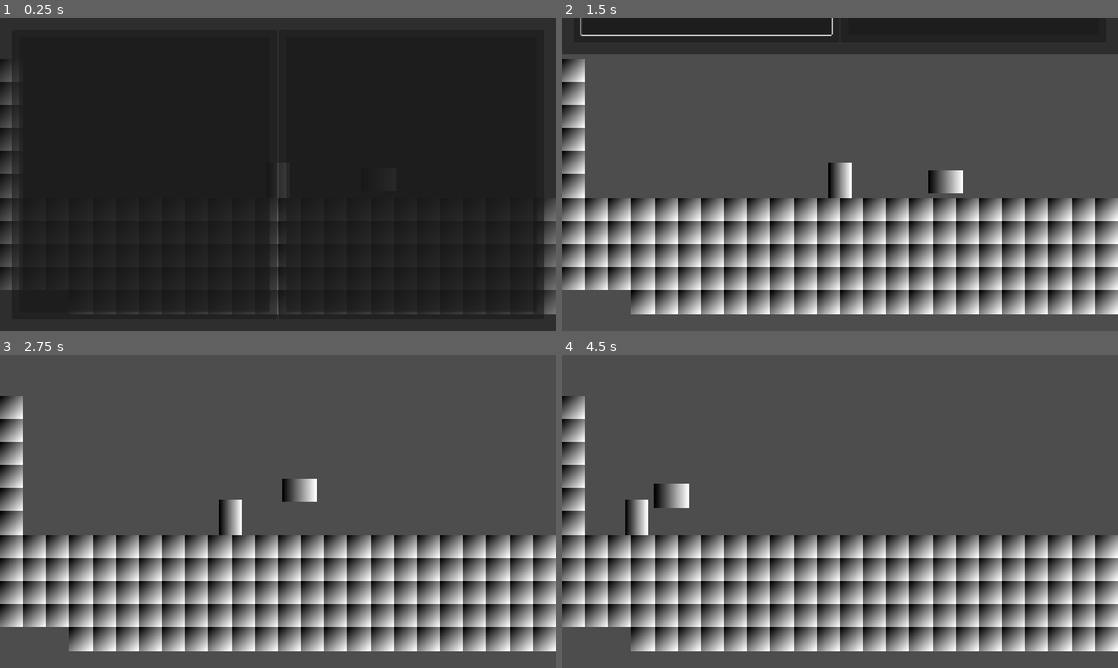
Above: before the commit, frames 1-4 (two rows, left to right).
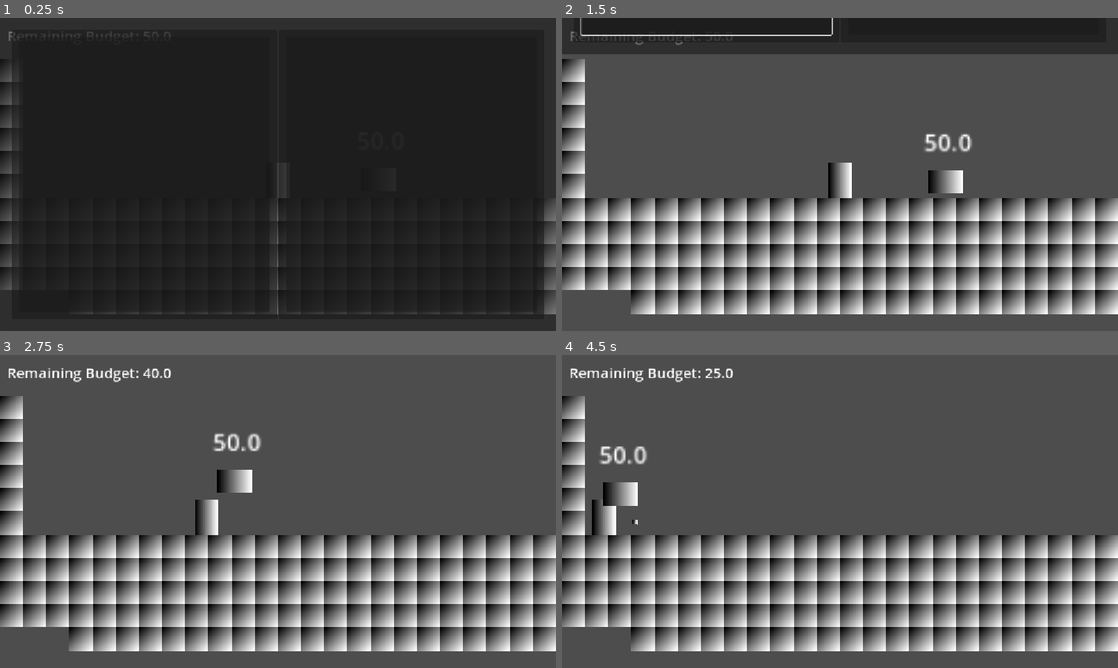
Above: after the commit, the same moments.

Repository: appellatebaton0/siege-1
Game: Godot game, scene res://scenes/main.tscn
The game is run twice, just before and just after one commit, with the same random seed, the same clock (stepped at 60 frames per second) and the same inputs.
Inputs (mouse positions are in pixels of both pictures, inside the frame that each line leads up to):
- Up to frame 1 (0.25 s): no input
- Up to frame 2 (1.5 s): click (706, 174) at 0.52 s; tap Enter at 1.25 s; drag from (840, 180) to (895, 105) at 1.27 s
- Up to frame 3 (2.75 s): drag from (278, 517) to (250, 574) at 2.02 s
- Up to frame 4 (4.5 s): move the mouse to (862, 489) at 2.77 s; hold A (Left) 2.78-3.5 s; click (862, 489) at 2.92 s; drag from (812, 574) to (734, 492) at 3.52 s; move the mouse to (1006, 558) at 4.27 s; hold D (Right) from 4.28 s (still down); click (1006, 558) at 4.42 s

The runs differ from the first frame. In frame 1, less than 0.1% of the frame differs, in the area x 1-31%, y 4-8%; in frame 2, 0.4%; in frame 3, 2.3%, in the area x 1-57%, y 4-58%; in frame 4, 2.3%.

Commit message:
v0.6 - Saturday 1
- Added CP_Health
- Added CP_Damage
- Added DCP_Damage
Updated README.
Planning to do much more today, I just need to do art somewhere else.

Diff:
--- a/scenes/actors/enemies/microwave.tscn
+++ b/scenes/actors/enemies/microwave.tscn
@@ -8,6 +8,12 @@
 [ext_resource type="PackedScene" uid="uid://b7m0l4xy8303h" path="res://scenes/components/cp_area.tscn" id="6_qs0e1"]
 [ext_resource type="Script" uid="uid://cjxtdojc775br" path="res://scripts/components/area_components/acp_hurtbox.gd" id="7_8o8n4"]
 [ext_resource type="Script" uid="uid://chjx6uy3lae5m" path="res://scripts/components/area_components/acp_hitbox.gd" id="8_fyws1"]
+[ext_resource type="Script" uid="uid://ctcsf3eyei58r" path="res://scripts/components/damage/dcp_single.gd" id="9_076ha"]
+[ext_resource type="Script" uid="uid://cvvlcumbxn8pb" path="res://scripts/components/cp_health.gd" id="9_xr266"]
+[ext_resource type="Script" uid="uid://d25af0viaxcrw" path="res://scripts/components/cp_free.gd" id="11_8o8n4"]
+[ext_resource type="Script" uid="uid://bxjg885lu0c7y" path="res://scripts/components/elements/em_label.gd" id="11_qs0e1"]
+[ext_resource type="Script" uid="uid://ds82ovpm2ilwi" path="res://scripts/dynamic_values/dv_property.gd" id="12_8o8n4"]
+[ext_resource type="Script" uid="uid://vflwvin64hae" path="res://scripts/dynamic_values/node/dn_node.gd" id="13_fyws1"]
 
 [sub_resource type="Gradient" id="Gradient_tipki"]
 
@@ -47,6 +53,7 @@
 
 [node name="Knockback" type="Node" parent="CP_Motion"]
 script = ExtResource("5_fktpr")
+knockback_amount = 100.0
 
 [node name="CP_Area" parent="." instance=ExtResource("6_qs0e1")]
 collision_layer = 4
@@ -62,8 +69,37 @@
 collision_mask = 2
 metadata/_custom_type_script = "uid://chjx6uy3lae5m"
 
+[node name="Damage" type="Node" parent="CP_Area/Hitbox"]
+script = ExtResource("9_076ha")
+manual_damage = 5.0
+
 [node name="CollisionShape2D" type="CollisionShape2D" parent="CP_Area"]
 shape = SubResource("RectangleShape2D_choun")
 
+[node name="Health" type="Node" parent="."]
+script = ExtResource("9_xr266")
+
+[node name="FreeOnZero" type="Node" parent="Health"]
+script = ExtResource("11_8o8n4")
+metadata/_custom_type_script = "uid://d25af0viaxcrw"
+
+[node name="Label" type="Label" parent="."]
+offset_left = -15.0
+offset_top = -39.0
+offset_right = 25.0
+offset_bottom = -16.0
+script = ExtResource("11_qs0e1")
+
+[node name="DynamicPropertyValue" type="Node" parent="Label"]
+script = ExtResource("12_8o8n4")
+property = "health"
+metadata/_custom_type_script = "uid://ds82ovpm2ilwi"
+
+[node name="DynamicSingleNodeValue" type="Node" parent="Label/DynamicPropertyValue" node_paths=PackedStringArray("node")]
+script = ExtResource("13_fyws1")
+node = NodePath("../../../Health")
+metadata/_custom_type_script = "uid://vflwvin64hae"
+
 [connection signal="hurt" from="CP_Area/Hurtbox" to="CP_Motion/Knockback" method="knockback"]
 [connection signal="hurt" from="CP_Area/Hitbox" to="CP_Motion/Knockback" method="knockback"]
+[connection signal="health_reached_zero" from="Health" to="Health/FreeOnZero" method="free_actor"]
--- a/scenes/actors/penny.tscn
+++ b/scenes/actors/penny.tscn
@@ -6,15 +6,16 @@
 [ext_resource type="Script" uid="uid://chjx6uy3lae5m" path="res://scripts/components/area_components/acp_hitbox.gd" id="4_646up"]
 [ext_resource type="PackedScene" uid="uid://dnd4kisf8wjau" path="res://scenes/components/cp_sprite.tscn" id="4_o57oy"]
 [ext_resource type="Script" uid="uid://d25af0viaxcrw" path="res://scripts/components/cp_free.gd" id="5_bneef"]
+[ext_resource type="Script" uid="uid://ctcsf3eyei58r" path="res://scripts/components/damage/dcp_single.gd" id="5_o57oy"]
 
 [sub_resource type="RectangleShape2D" id="RectangleShape2D_bneef"]
-size = Vector2(2, 2)
+size = Vector2(4, 3)
 
 [sub_resource type="Gradient" id="Gradient_lfa4b"]
 
 [sub_resource type="GradientTexture2D" id="GradientTexture2D_55ao4"]
 gradient = SubResource("Gradient_lfa4b")
-width = 3
+width = 4
 height = 3
 
 [node name="Penny" type="Node2D"]
@@ -36,6 +37,11 @@
 collision_mask = 4
 metadata/_custom_type_script = "uid://chjx6uy3lae5m"
 
+[node name="SingleDamageComponent" type="Node" parent="CP_Area/HitboxAreaSubComponent"]
+script = ExtResource("5_o57oy")
+manual_damage = 5.0
+metadata/_custom_type_script = "uid://ctcsf3eyei58r"
+
 [node name="CP_Sprite" parent="." instance=ExtResource("4_o57oy")]
 texture = SubResource("GradientTexture2D_55ao4")
 
--- a/scenes/actors/player.tscn
+++ b/scenes/actors/player.tscn
@@ -7,12 +7,11 @@
 [ext_resource type="PackedScene" uid="uid://dnd4kisf8wjau" path="res://scenes/components/cp_sprite.tscn" id="4_t62v4"]
 [ext_resource type="Script" uid="uid://b08hg2i6n1vvx" path="res://scripts/components/motion_subcomponents/mcp_knockback.gd" id="4_uqfkb"]
 [ext_resource type="Script" uid="uid://cjxtdojc775br" path="res://scripts/components/area_components/acp_hurtbox.gd" id="5_t62v4"]
-[ext_resource type="Script" uid="uid://dfmg4s4valta2" path="res://scripts/dynamic_values/scenes/ds_random.gd" id="8_6a6mx"]
 [ext_resource type="PackedScene" uid="uid://pq5hohriaemg" path="res://scenes/actors/guns/penny_gun.tscn" id="8_ypltb"]
+[ext_resource type="Script" uid="uid://ds82ovpm2ilwi" path="res://scripts/dynamic_values/dv_property.gd" id="11_6xqls"]
 [ext_resource type="Script" uid="uid://vflwvin64hae" path="res://scripts/dynamic_values/node/dn_node.gd" id="12_3hvrq"]
-[ext_resource type="Script" uid="uid://dx62hdsswpsqh" path="res://scripts/dynamic_values/dv_input.gd" id="15_f6erl"]
-[ext_resource type="Script" uid="uid://wxua6trhimab" path="res://scripts/components/cp_add.gd" id="19_uqfkb"]
-[ext_resource type="Script" uid="uid://bf81f7ddjf4ou" path="res://scripts/components/cp_delete.gd" id="20_642so"]
+[ext_resource type="Script" uid="uid://cvvlcumbxn8pb" path="res://scripts/components/cp_health.gd" id="14_0878f"]
+[ext_resource type="Script" uid="uid://bxjg885lu0c7y" path="res://scripts/components/elements/em_label.gd" id="15_dferu"]
 
 [sub_resource type="RectangleShape2D" id="RectangleShape2D_tbgi4"]
 size = Vector2(16, 24)
@@ -62,27 +61,44 @@
 [node name="CP_Sprite" parent="." instance=ExtResource("4_t62v4")]
 texture = SubResource("GradientTexture2D_tipki")
 
-[node name="AddComponent" type="Node" parent="."]
-script = ExtResource("19_uqfkb")
-metadata/_custom_type_script = "uid://wxua6trhimab"
+[node name="PennyGun" parent="." instance=ExtResource("8_ypltb")]
 
-[node name="DynamicRandomScenesValue" type="Node" parent="AddComponent"]
-script = ExtResource("8_6a6mx")
-options = Array[PackedScene]([ExtResource("8_ypltb")])
-metadata/_custom_type_script = "uid://dfmg4s4valta2"
+[node name="HealthComponent" type="Node" parent="."]
+script = ExtResource("14_0878f")
+metadata/_custom_type_script = "uid://cvvlcumbxn8pb"
 
-[node name="DynamicSingleNodeValue" type="Node" parent="AddComponent" node_paths=PackedStringArray("node")]
+[node name="CanvasLayer" type="CanvasLayer" parent="."]
+layer = 0
+
+[node name="MarginContainer" type="MarginContainer" parent="CanvasLayer"]
+anchors_preset = 15
+anchor_right = 1.0
+anchor_bottom = 1.0
+grow_horizontal = 2
+grow_vertical = 2
+theme_override_constants/margin_left = 15
+theme_override_constants/margin_top = 15
+theme_override_constants/margin_right = 15
+theme_override_constants/margin_bottom = 15
+
+[node name="Label" type="Label" parent="CanvasLayer/MarginContainer" node_paths=PackedStringArray("values")]
+layout_mode = 2
+size_flags_horizontal = 0
+size_flags_vertical = 0
+theme_override_font_sizes/font_size = 30
+text = "Budget"
+script = ExtResource("15_dferu")
+values = [NodePath("DynamicPropertyValue")]
+text_format = "Remaining Budget: {0}"
+
+[node name="DynamicPropertyValue" type="Node" parent="CanvasLayer/MarginContainer/Label"]
+script = ExtResource("11_6xqls")
+property = "health"
+metadata/_custom_type_script = "uid://ds82ovpm2ilwi"
+
+[node name="DynamicSingleNodeValue" type="Node" parent="CanvasLayer/MarginContainer/Label/DynamicPropertyValue" node_paths=PackedStringArray("node")]
 script = ExtResource("12_3hvrq")
-node = NodePath("../..")
+node = NodePath("../../../../../HealthComponent")
 metadata/_custom_type_script = "uid://vflwvin64hae"
 
-[node name="DynamicInputValue" type="Node" parent="AddComponent"]
-script = ExtResource("15_f6erl")
-input_name = "Down"
-metadata/_custom_type_script = "uid://dx62hdsswpsqh"
-
-[node name="CP_Delete" type="Node" parent="."]
-script = ExtResource("20_642so")
-metadata/_custom_type_script = "uid://bf81f7ddjf4ou"
-
 [connection signal="hurt" from="CP_Area/HurtboxAreaSubComponent" to="CP_Motion/Knockback" method="knockback"]
--- a/scripts/components/area_components/acp_hitbox.gd
+++ b/scripts/components/area_components/acp_hitbox.gd
@@ -5,7 +5,11 @@
 	component_id = "HitboxAreaSub"
 
 signal hurt(target:Actor) ## Emitted when this actor hurts another
-signal clicked_on ## Emitted when this actor is clicked on
+
+func _ready() -> void:
+	for child in get_children():
+		if child is DamageComponent:
+			hurt.connect(child.attach_to)
 
 func hurt_to(target:Actor):
 	hurt.emit(target)
@@ -21,8 +25,3 @@
 func on_area_entered(area: Area2D) -> void:
 	if is_valid_area(area):
 		hurt_to(area.actor)
-
-func on_input_event(_viewport: Node, event: InputEvent, _shape_idx: int) -> void:
-	if event is InputEventMouseButton:
-		if event.pressed:
-			clicked_on.emit()
--- /dev/null
+++ b/scripts/components/cp_health.gd
@@ -0,0 +1,22 @@
+class_name HealthComponent extends Component
+## Is affected by damage components
+
+signal health_reached_zero
+signal took_damage
+
+func _init():
+	component_id = "Health"
+
+@export var health := 50.0
+
+func alter_health(amount:float):
+	# If  the amount is negative, it's damage.
+	if amount < 0:
+		took_damage.emit()
+
+		health = max(0, health + amount)
+
+	# If health is 0, take note.
+	if health <= 0:
+		health = 0 # Failsafe.
+		health_reached_zero.emit()
--- /dev/null
+++ b/scripts/components/damage/cp_damage.gd
@@ -0,0 +1,29 @@
+@abstract class_name DamageComponent extends Component
+## Childs to a HitboxComponent, and copies over to any hit targets, running its on_target function.
+
+@onready var victim:Actor = null
+@onready var health:HealthComponent
+
+func attach_to(target:Actor):
+	## Attach a copy of this node to the hit actor
+	var new = self.duplicate()
+
+	target.add_child(new)
+
+	new.victim = target
+
+## What to do when you're done damaging
+func finished_damaging():
+	queue_free()
+
+func _process(delta: float) -> void:
+	if victim != null:
+		if health == null:
+			for child in victim.get_components():
+				if child is HealthComponent:
+					health = child
+
+		if health != null:
+			on_target(victim, delta)
+
+@abstract func on_target(_target:Actor, _delta:float)
--- /dev/null
+++ b/scripts/components/damage/dcp_single.gd
@@ -0,0 +1,17 @@
+class_name SingleDamageComponent extends DamageComponent
+## Does instant damage to the target.
+
+func _init():
+	component_id = "SingleDamage"
+
+## Set a manual damage value to do to the target.
+@export var manual_damage := 0.0
+## If set, does this DV's value in damage instead.
+@export var dynamic_damage:DynamicFloatValue
+
+func on_target(_target:Actor, _delta:float):
+	var this_damage = dynamic_damage.value() if dynamic_damage != null else manual_damage
+
+	health.alter_health(-this_damage)
+
+	finished_damaging()
--- a/scripts/components/elements/em_label.gd
+++ b/scripts/components/elements/em_label.gd
@@ -11,9 +11,13 @@
 var me:Label = get_me()
 
 ## Use {x} to substitue values, with x being the index in the values array.
-@export var text_format:String = "{0}"
+@export_multiline var text_format:String = "{0}"
 
 func _ready() -> void:
+	for child in get_children():
+		if child is DynamicValue:
+			values.append(child)
+
 	_update_label()
 
 func _process(_delta: float) -> void:
--- a/scripts/dynamic_values/dv_property.gd
+++ b/scripts/dynamic_values/dv_property.gd
@@ -1,9 +1,11 @@
 class_name DynamicPropertyValue extends DynamicValue
+## Grabs the value from a property off a node.
 
 ## The node to get a property from. NOTE: will look in children for this automatically.
 @export var input:DynamicNodeValue
 var real_input:DynamicNodeValue
 
+## The property to get from the input.
 @export var property:String
 var sub_values:Array[String]
 
Not shown: 1 places in scenes/actors/enemies/microwave.tscn that only renumber resources
Not shown: 1 places in scenes/actors/penny.tscn that only renumber resources
Not shown: 1 places in scenes/actors/player.tscn that only renumber resources
Not shown, added: scripts/components/cp_health.gd.uid
Not shown, added: scripts/components/damage/cp_damage.gd.uid
Not shown, added: scripts/components/damage/dcp_single.gd.uid
Not shown, changed: README.md
